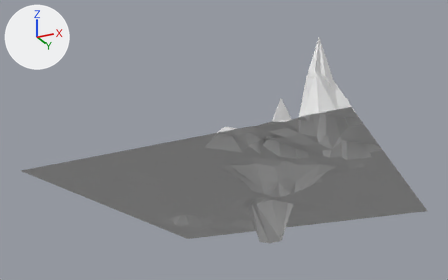
The Blender file Andrejpraviigrice/Untitled.blend: old version first, new version second.
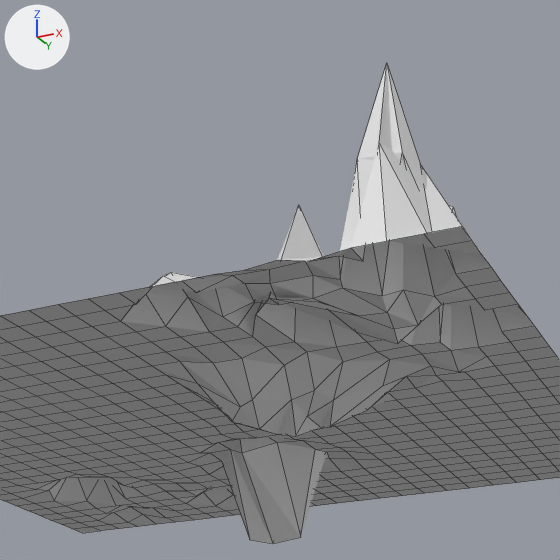
There are two pictures of each version: one whole from a camera (50 mm lens) standing at (16.38, -35.78, -12.07) and looking at (-0.79, -1.44, 3.39), one close up on the part from 34% to 88% of the width and 3% to 89% of the height. Arrows for +X, +Y and +Z are at upper left; the lights stay in place. The close-ups show mesh edges as thin lines.

Before the edit, the objects in view are built like this:
```python
me_plane_001 = bpy.data.meshes.new('Plane.001')
me_plane_001.from_pydata(...)  # 729 vertices, 676 faces; spans x -1.0..1.0, y -1.0..1.0, z -2.61..4.78
ob_plane = bpy.data.objects.new('Plane', me_plane_001)
ob_plane.location = (0.0, 0.0, 0.0)
ob_plane.scale = (10.0, 10.0, 1.0)
```
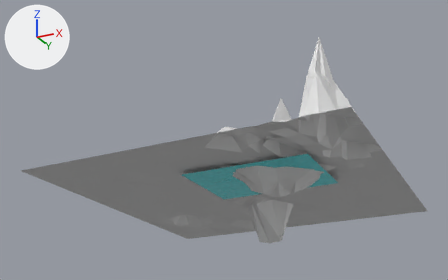
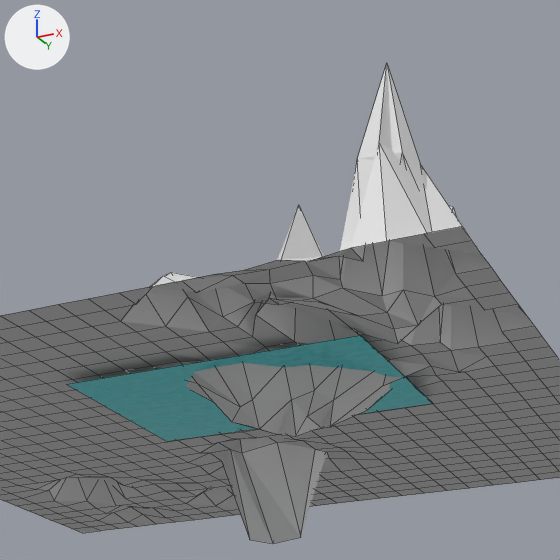
Where the change shows, as pixel boxes [x1, y1, x2, y2] in the close-ups (560 x 560 px):
```json
{"object": "Plane.001", "change": "added", "after": [67, 335, 433, 441]}
```

Scene script edits in JSON lines:
```json
{"op": "add", "block": "mat_material_002", "code": ["mat_material_002 = bpy.data.materials.new('Material.002')", "# nodes: BsdfPrincipled, Bump, OutputMaterial, TexNoise", "# colours: cyan #2de9ef"]}
{"op": "add", "block": "me_plane", "code": ["me_plane = bpy.data.meshes.new('Plane')", "me_plane.from_pydata([(-1.0, -1.0, 0.0), (1.0, -1.0, 0.0), (-1.0, 1.0, 0.0), (1.0, 1.0, 0.0)], [], [(0, 1, 3, 2)])", "me_plane.materials.append(mat_material_002)"]}
{"op": "add", "block": "ob_plane_001", "code": ["ob_plane_001 = bpy.data.objects.new('Plane.001', me_plane)", "ob_plane_001.location = (2.44, -2.87, -0.25)", "ob_plane_001.scale = (3.94, 2.87, 1.0)"]}
```
